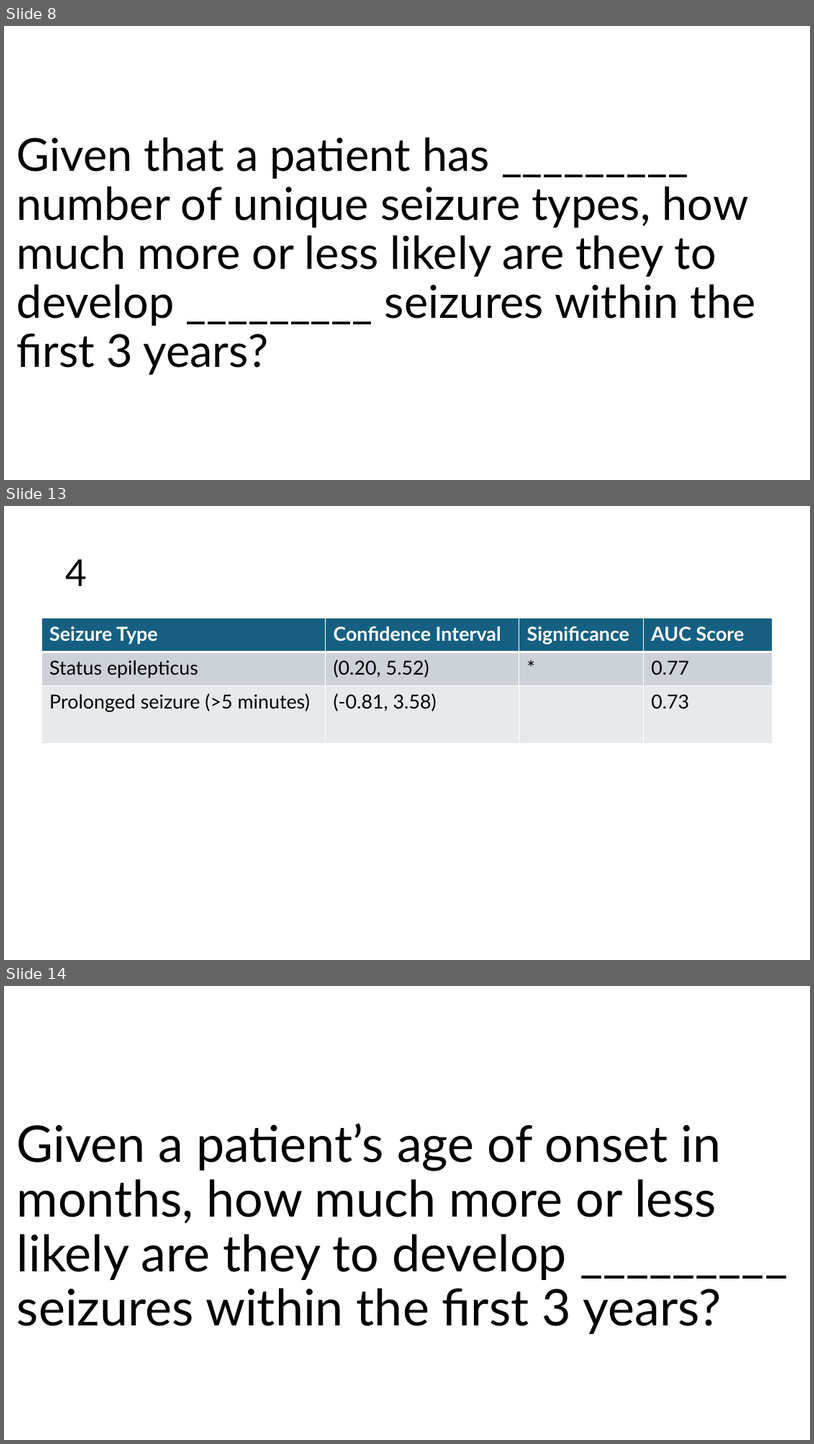
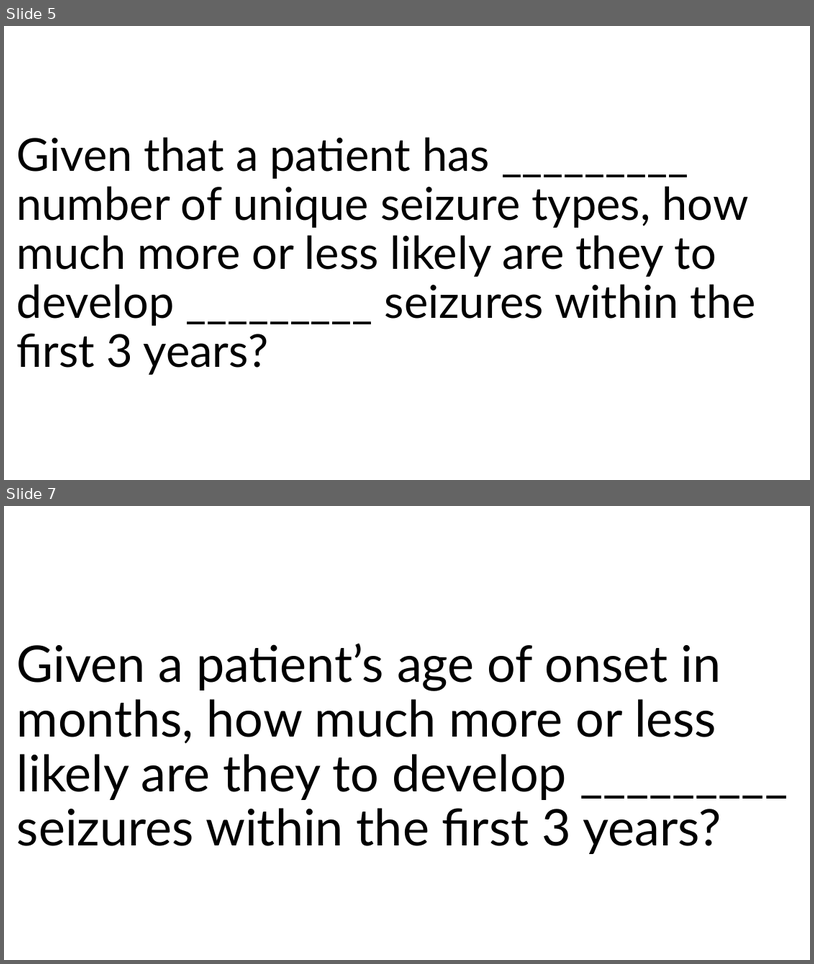
Before and after one commit to KiranSmelser/Ciitizen-health-scn8a, a slide deck: updates/kiran/exploratory_seizure_types.pptx. Shown one above the other, each under a label of ours: slides 8, 13 and 14 before the commit, slides 5 and 7 after it; the slides between them are not shown. The pictures are 814x1444 and 814x964 pixels, drawn with LibreOffice and Linux fonts; fonts in the diff are those of the drawing. Boxes give left, top, right and bottom in pixels: in the first picture for what was removed or moved away, otherwise in the second. Text is boxed around its words. In the diff, an @@ line names an element or a change of style, - is before the commit and + after.

```diff
--- a/updates/kiran/exploratory_seizure_types.pptx
+++ b/updates/kiran/exploratory_seizure_types.pptx
@@ slide 13 removed at bbox=[4, 506, 810, 960], background #FFFFFF @@
@@ title removed at bbox=[65, 559, 87, 586] @@
-4
@@ table removed at bbox=[41, 618, 772, 743], 3 rows, 4 columns @@
-Seizure Type | Confidence Interval | Significance | AUC Score
-Status epilepticus | (0.20, 5.52) | * | 0.77
-Prolonged seizure (>5 minutes) | (-0.81, 3.58) |  | 0.73
@@ what was slide 8 is now slide 5 @@
@@ what was slide 14 is now slide 7 @@
```
Also in this commit, not shown: 6 slides added, 11 other slides removed, 2 other files.
